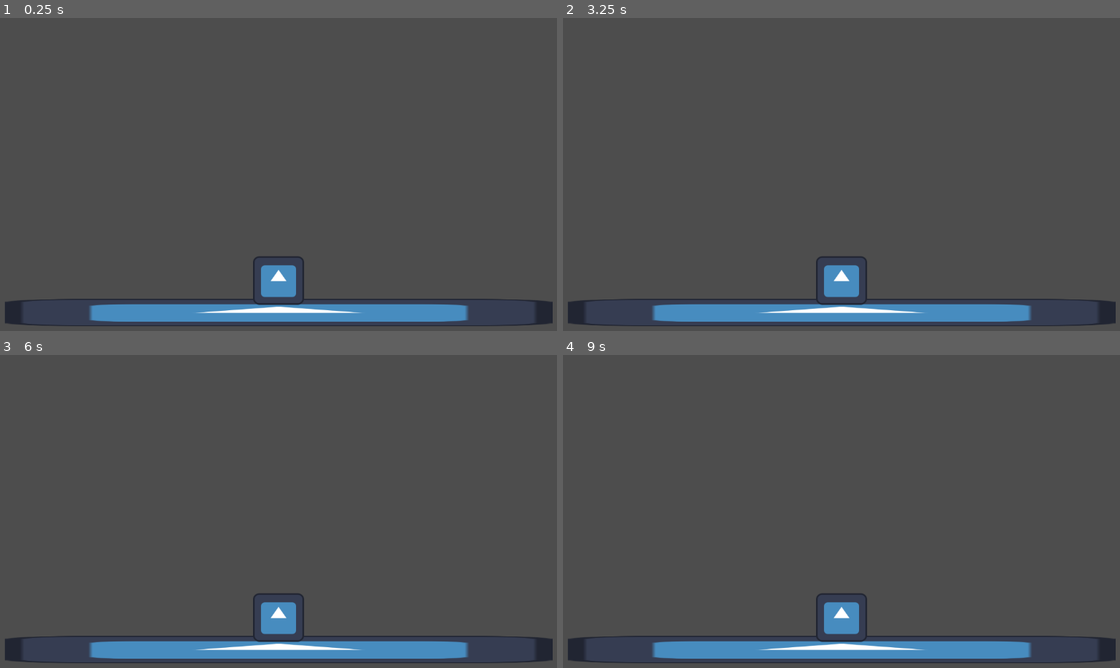
Above: before the commit, frames 1-4 (two rows, left to right).
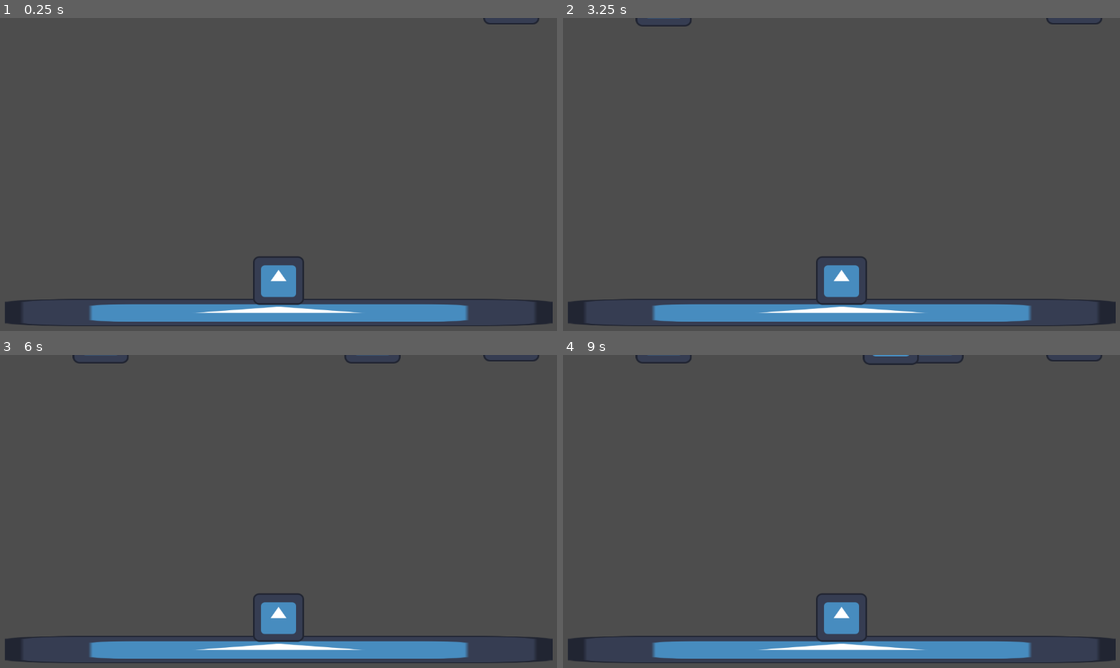
Above: after the commit, the same moments.

Repository: Mark-0909/Type-Wizard-Tower-Defense
Game: Godot game, scene res://nodes/main.tscn
Two runs of this game, one before a commit and one after it. Both use one fixed random seed, a clock stepped at 60 frames per second and the inputs below. The engine's default icon, where the game draws it, is replaced by a stand-in: a white triangle on a blue panel in a dark square.
Inputs:
- Up to frame 1 (0.25 s): no input
- Up to frame 2 (3.25 s): tap Enter at 0.5, 2 s; tap Space at 1.25, 2.75 s
- Up to frame 3 (6 s): tap Enter at 3.5 s; tap Space at 4.25 s
- Up to frame 4 (9 s): no input

The runs differ from the first frame. In frame 1, less than 0.1% of the frame differs, in the area x 86-97%, y 0-3%; in frame 2, 0.1%; in frame 3, 0.2%; in frame 4, 0.3%, in the area x 12-97%, y 0-4%.

Commit message:
added enemy spawn

Diff:
--- a/nodes/enemy1.tscn
+++ b/nodes/enemy1.tscn
@@ -1,5 +1,6 @@
-[gd_scene load_steps=3 format=3 uid="uid://eit30frmp6kp"]
+[gd_scene load_steps=4 format=3 uid="uid://eit30frmp6kp"]
 
+[ext_resource type="Script" path="res://scripts/enemy_1.gd" id="1_b4256"]
 [ext_resource type="Texture2D" uid="uid://bipgofbcalg6w" path="res://assets/icon.svg" id="1_iuv2h"]
 
 [sub_resource type="SpriteFrames" id="SpriteFrames_t3iou"]
@@ -14,11 +15,13 @@
 }]
 
 [node name="enemy1" type="Node2D"]
+scale = Vector2(2.2955, 2.19078)
+script = ExtResource("1_b4256")
 
 [node name="AnimatedSprite2D" type="AnimatedSprite2D" parent="."]
 sprite_frames = SubResource("SpriteFrames_t3iou")
 
-[node name="Label" type="Label" parent="."]
+[node name="word" type="Label" parent="."]
 offset_left = -33.0
 offset_top = -86.0
 offset_right = 30.0
--- a/nodes/main.tscn
+++ b/nodes/main.tscn
@@ -1,11 +1,13 @@
-[gd_scene load_steps=4 format=3 uid="uid://c7mav1xrwribp"]
+[gd_scene load_steps=5 format=3 uid="uid://c7mav1xrwribp"]
 
+[ext_resource type="Script" path="res://scripts/main.gd" id="1_k30ce"]
 [ext_resource type="PackedScene" uid="uid://do2p23ai45wr1" path="res://nodes/castle.tscn" id="1_v1n8b"]
 [ext_resource type="PackedScene" uid="uid://b161m70ojgujg" path="res://nodes/wizard.tscn" id="2_25rbu"]
 [ext_resource type="Script" path="res://scripts/game_manager.gd" id="3_j75sh"]
 
 [node name="main" type="Node2D"]
 position = Vector2(-4, 0)
+script = ExtResource("1_k30ce")
 
 [node name="spawn area" type="Node" parent="."]
 
--- /dev/null
+++ b/scripts/enemy_1.gd
@@ -0,0 +1,13 @@
+extends Node2D
+
+
+var word: String = ""
+
+
+func _ready() -> void:
+	$word.text = word
+
+
+# Called every frame. 'delta' is the elapsed time since the previous frame.
+func _process(delta: float) -> void:
+	pass
--- /dev/null
+++ b/scripts/main.gd
@@ -0,0 +1,104 @@
+extends Node2D
+
+# Spawn areas
+@onready var spawn_area_1: Marker2D = $"spawn area/Marker2D"
+@onready var spawn_area_2: Marker2D = $"spawn area/Marker2D2"
+@onready var spawn_area_3: Marker2D = $"spawn area/Marker2D3"
+@onready var spawn_area_4: Marker2D = $"spawn area/Marker2D4"
+@onready var spawn_area_5: Marker2D = $"spawn area/Marker2D5"
+@onready var spawn_area_6: Marker2D = $"spawn area/Marker2D6"
+@onready var spawn_area_7: Marker2D = $"spawn area/Marker2D7"
+@onready var spawn_area_8: Marker2D = $"spawn area/Marker2D8"
+@onready var spawn_area_9: Marker2D = $"spawn area/Marker2D9"
+
+var spawn_areas: Array[Marker2D] = []
+
+# Enemies
+const ENEMY_1 = preload("res://nodes/enemy1.tscn")
+
+@onready var game_manager: Node = $GameManager
+
+# Spawn settings
+var spawn_timer := 0.0
+var spawn_interval := 3.0
+var min_spawn_interval := 0.8
+var spawn_acceleration := 0.01
+
+# Word pool
+var word_pool = {
+	4: [
+		"fire", "wind", "dark", "gate", "mist", "soul", "burn", "claw", "doom", "howl",
+		"bane", "dust", "fear", "void", "icey", "toad", "rock", "heat", "coal", "bolt",
+		"fume", "scar", "bark", "haze", "grip", "snap", "gnaw", "fang", "sing", "drip",
+		"evil", "ash", "spit", "trap", "flux", "flip", "grow", "inch", "pain", "ache",
+		"glow", "fuel", "hurt", "kick", "push", "spin", "dive", "lock", "sink", "jump"
+	],
+	5: [
+		"flame", "curse", "ghost", "magic", "grave", "shock", "cloud", "storm", "chill", "haunt",
+		"venom", "spell", "toxic", "blast", "blood", "night", "frost", "demon", "ghoul", "dread",
+		"amber", "witch", "guard", "sting", "snake", "swamp", "crack", "flare", "blaze", "smite",
+		"razor", "sloth", "swarm", "blink", "quake", "flint", "briar", "fable", "hatch", "latch",
+		"singe", "creep", "coven", "shade", "grasp", "rotor", "thorn", "wound", "spear", "vapor"
+	],
+	6: [
+		"poison", "shadow", "spirit", "dagger", "terror", "hammer", "wizard", "monster", "silence", "cursed",
+		"ashes", "frozen", "hunter", "mirror", "energy", "triton", "knight", "abyss", "frenzy", "blight",
+		"socket", "phantom", "locked", "struck", "tangle", "spider", "attack", "musket", "anchor", "hollow",
+		"riddle", "target", "temple", "vanish", "flicks", "scream", "burrow", "serpent", "snakes", "warden",
+		"savage", "sickle", "ignite", "summon", "spells", "ravage", "strike", "glitch", "drench", "bottle"
+	],
+	7: [
+		"eruption", "haunting", "thunder", "barrier", "binding", "trident", "phantom", "cyclone", "draining", "rapture",
+		"twisted", "revenge", "choking", "torment", "flicker", "grapple", "casting", "blaster", "crawler", "scorched",
+		"stormer", "darkens", "rupture", "fracture", "venomous", "cursedly", "chilling", "deepcut", "grimace", "fiendish",
+		"creeping", "rotters", "floaten", "stormed", "inflict", "grinder", "smother", "prowler", "clatter", "lurking",
+		"voiding", "trouble", "revenge", "rattler", "stalker", "mystery", "grumble", "soulsap", "flaming", "grinder"
+	],
+	8: [
+		"skeleton", "nightmare", "wildfire", "obsidian", "tormentor", "freezing", "collapse", "blizzard", "infernal", "trapdoor",
+		"suffering", "mortality", "fractures", "oblivion", "grimness", "outbreak", "deadzone", "watchers", "darkness", "backlash",
+		"shockwave", "slowburns", "soulbinds", "horrorize", "smoulder", "catapult", "fleshrot", "spellsaw", "frostbite", "ravaging",
+		"sabotage", "betrayed", "lockstep", "fearborn", "combuster", "icequake", "cloudfog", "dreadfog", "necrokey", "deepmire",
+		"soulseal", "grindbone", "stormfog", "boneyard", "netherly", "coldmist", "hellfire", "grimfade", "ghastful", "shadowed"
+	],
+	9: [
+		"summoning", "necromancy", "possession", "incanting", "devastator", "withering", "resurrect", "corruption", "obliterate", "soulstrike",
+		"blackmist", "dreamfire", "bonecrusher", "deathtrap", "stormgate", "fireblast", "spellbind", "wrathbone", "mindshock", "fearbound",
+		"overthrow", "starbound", "forcecast", "gravefire", "deathbind", "chaospath", "godstrike", "darkshock", "burnforce", "mindtouch",
+		"doomspell", "warcaller", "voidbeast", "ghostfire", "frostzone", "zombifier", "soulstorm", "grimdeath", "voidlight", "thundersky",
+		"witchborn", "hellshade", "dreadpath", "soulmourn", "soulreign", "nethergem", "riftweaver", "voidtouch", "ghostborn", "hexcaster"
+	],
+	10: [
+		"apocalypse", "cataclysm", "thunderous", "soulburning", "incinerator", "obliterator", "reanimation", "exterminator", "devastation", "shadowveil",
+		"demonology", "ruinbringer", "hellstrike", "commandant", "deadbreaker", "stormdriven", "curseblade", "blightbane", "grimreaper", "spellcraft",
+		"nightshade", "deathwatch", "soulreaver", "hellforged", "dreamshock", "voidcaster", "spellmancer", "nightmarez", "doomblaster", "netherborn",
+		"blackforge", "firemancer", "deathangel", "rottinggod", "chaosdrain", "stormreign", "deathflame", "doomshadow", "dreadburst", "ghoulhunter",
+		"voidmaster", "riftwalker", "bloodweaver", "chaosreign", "soulbreaker", "darkseeker", "spellhunter", "phantasmic", "infernight", "voidscream"
+	]
+}
+
+func _ready() -> void:
+	spawn_areas = [
+		spawn_area_1, spawn_area_2, spawn_area_3,
+		spawn_area_4, spawn_area_5, spawn_area_6,
+		spawn_area_7, spawn_area_8, spawn_area_9
+	]
+
+func _process(delta: float) -> void:
+	spawn_timer -= delta
+	if spawn_timer <= 0:
+		spawn_enemy()
+		spawn_interval = max(min_spawn_interval, spawn_interval - spawn_acceleration)
+		spawn_timer = spawn_interval
+
+func spawn_enemy() -> void:
+	var enemy = ENEMY_1.instantiate()
+	var area = spawn_areas.pick_random()
+	enemy.global_position = area.global_position
+
+	var word_length = randi_range(4, 10)
+	var word_list = word_pool.get(word_length, [])
+	if word_list.size() > 0:
+		enemy.word = word_list.pick_random()
+
+	add_child(enemy)
